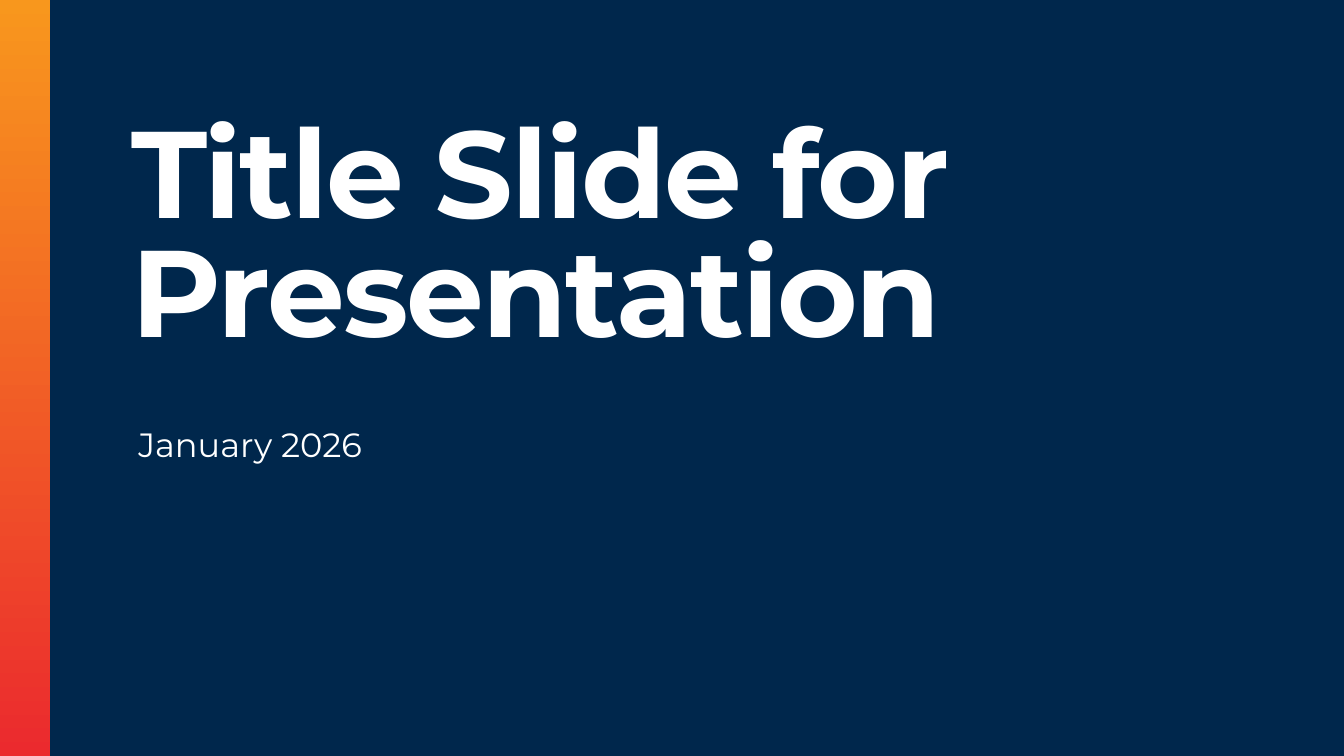
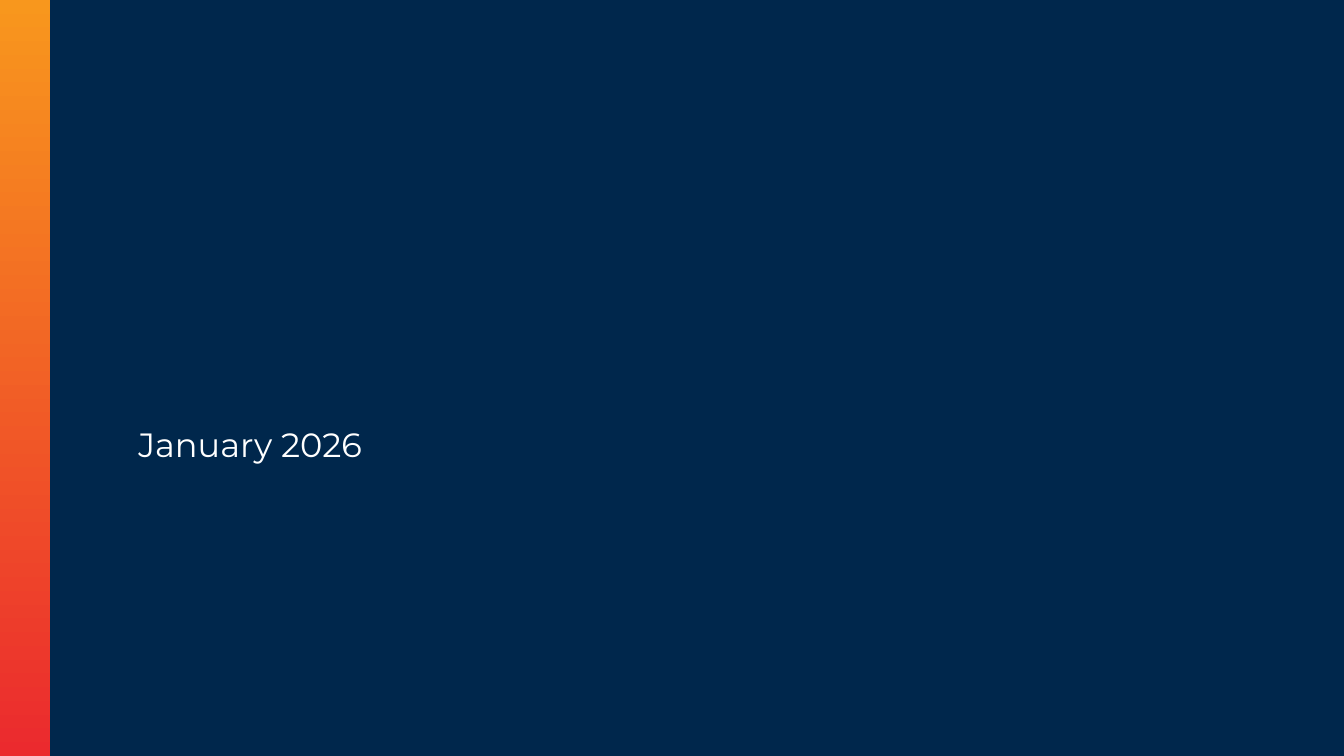
Before and after one commit to JG-CSI-Velocity/analysis-platform, a slide deck: slide 1 of 2025-CSI-PPT-Template.pptx. Drawn at 1344x756 pixels with LibreOffice and Linux fonts; fonts in the diff are those of the drawing; background and template pictures are left out. Boxes give left, top, right and bottom in pixels: in the first picture for what was removed or moved away, otherwise in the second. Text is boxed around its words. In the diff, an @@ line names an element or a change of style, - is before the commit and + after.

Commit message:
updated product slides

```diff
--- a/2025-CSI-PPT-Template.pptx
+++ b/2025-CSI-PPT-Template.pptx
@@ title removed at [131,121,949,338] @@
-Title Slide for
-Presentation
```
